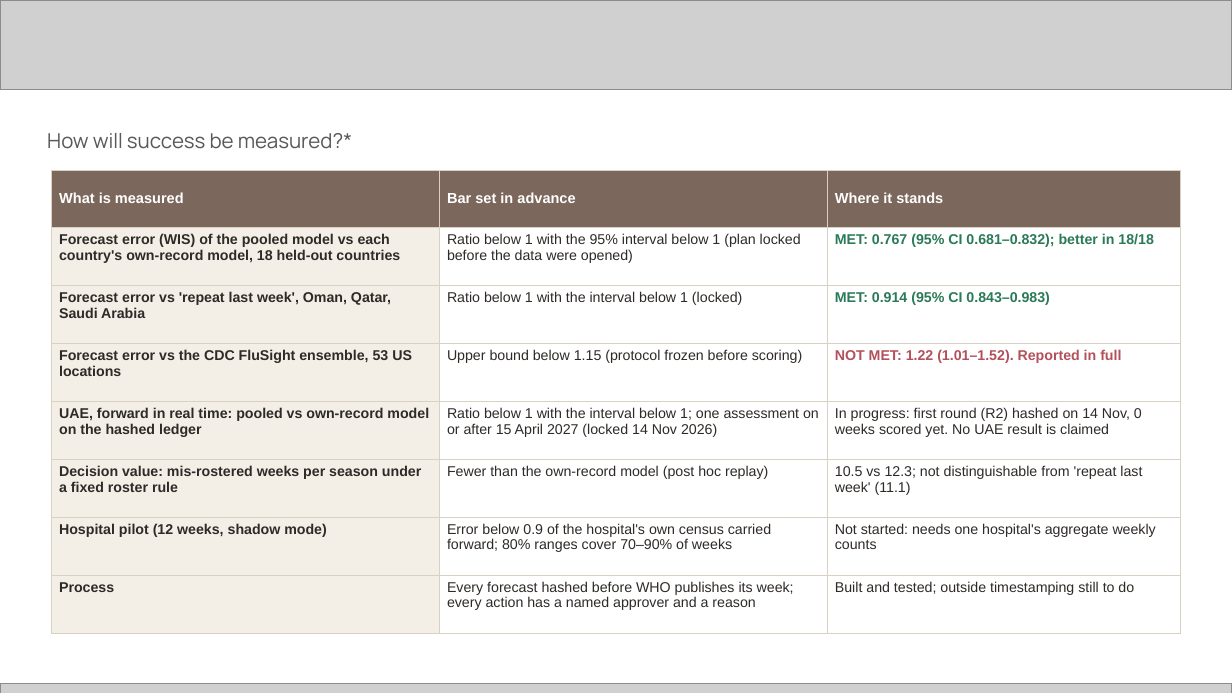
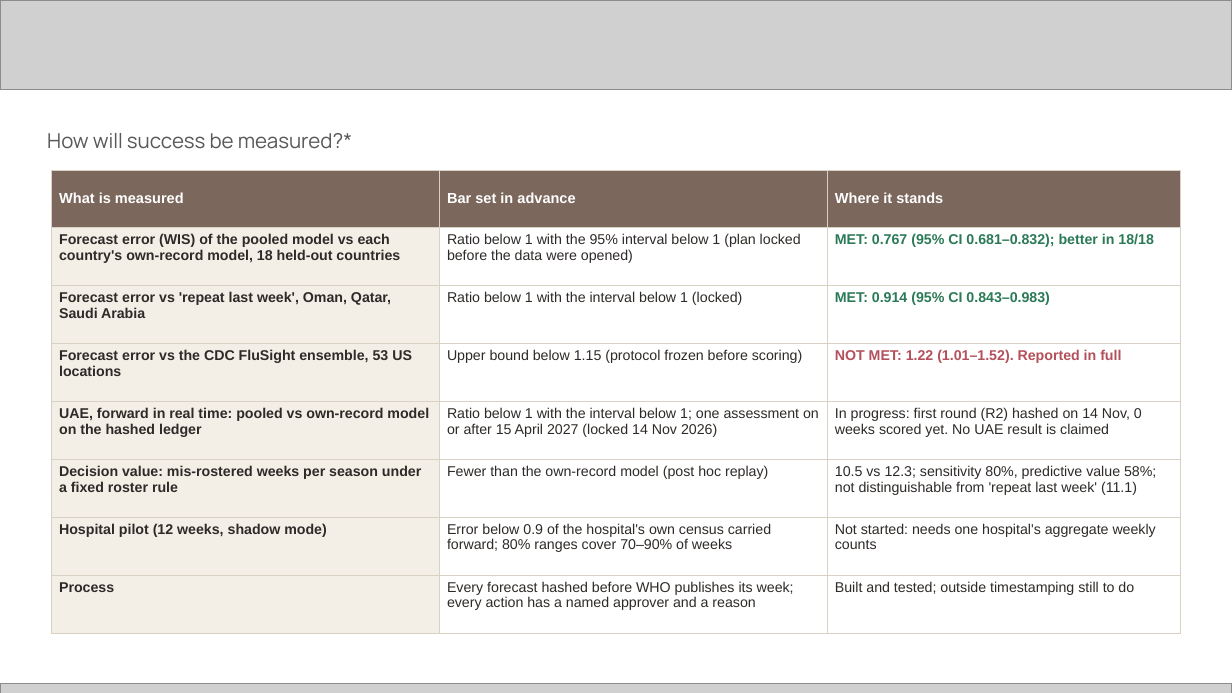
Before and after one commit to Ammad1H/NABD, a slide deck: slide 6 of pitch/submission/NABD-submission-deck.pptx. Drawn at 1232x693 pixels with LibreOffice and Linux fonts; fonts in the diff are those of the drawing; grey boxes stand for pictures. Boxes give left, top, right and bottom in pixels: in the first picture for what was removed or moved away, otherwise in the second. Text is boxed around its words. In the diff, an @@ line names an element or a change of style, - is before the commit and + after.

```diff
--- a/pitch/submission/NABD-submission-deck.pptx
+++ b/pitch/submission/NABD-submission-deck.pptx
@@ table at [52,170,1180,633] @@
-row 6, column 3: 10.5 vs 12.3; not distinguishable from 'repeat last week' (11.1)
+row 6, column 3: 10.5 vs 12.3; sensitivity 80%, predictive value 58%; not distinguishable from 'repeat last week' (11.1)
```
Also in this commit, not shown: 19 other files.
